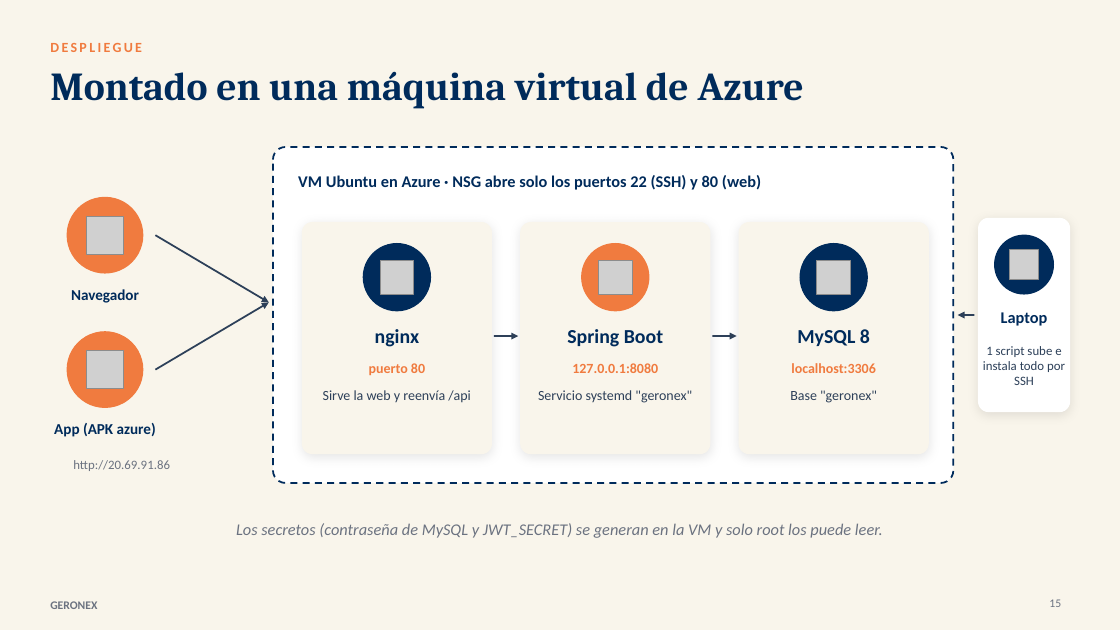
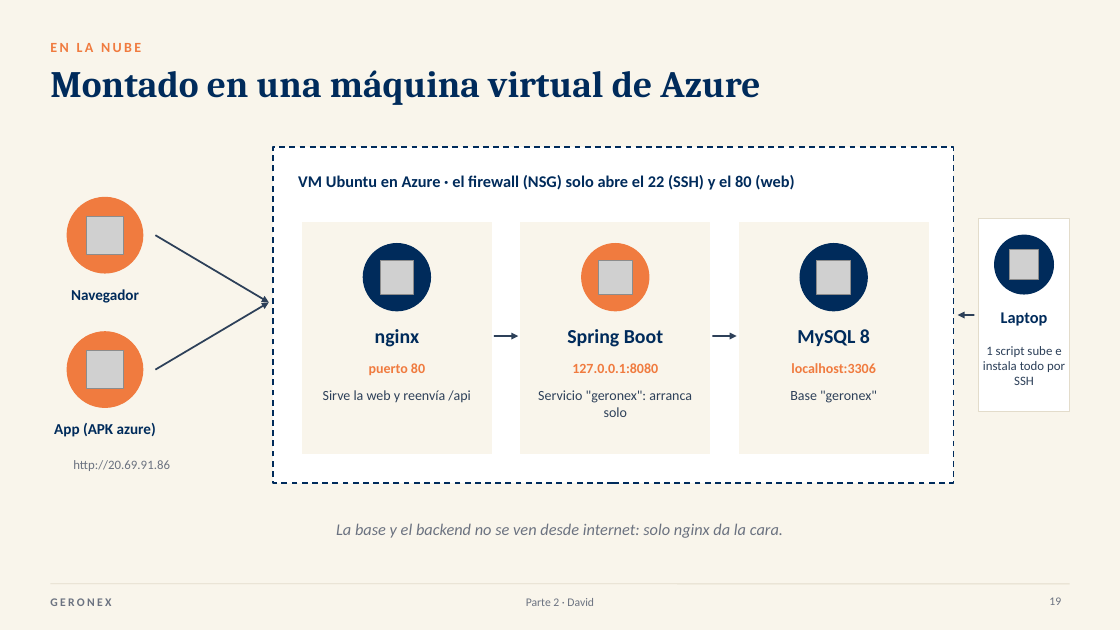
Before and after one commit to DavidVerguita/GERONEX_Equipo5, a slide deck: slide 19 of docs/Presentacion_GERONEX_Final.pptx (slide 15 before the commit). Drawn at 1120x630 pixels with LibreOffice and Linux fonts; fonts in the diff are those of the drawing; grey boxes stand for pictures. Boxes give left, top, right and bottom in pixels: in the first picture for what was removed or moved away, otherwise in the second. Text is boxed around its words. In the diff, an @@ line names an element or a change of style, - is before the commit and + after.

```diff
--- a/docs/Presentacion_GERONEX_Final.pptx
+++ b/docs/Presentacion_GERONEX_Final.pptx
@@ text at [50, 43, 141, 52]: text changed @@
-DESPLIEGUE
+EN LA NUBE
@@ title "Montado en una máquina virtual ..." at [50, 70, 760, 105]: size 34 to 32 pt @@
@@ rounded rectangle removed at [273, 147, 954, 483] @@
@@ rectangle added at [273, 147, 954, 483], fill #FFFFFF, outline #002B5B 1.25 pt dashed @@
@@ text at [298, 175, 794, 190]: text changed @@
-VM Ubuntu en Azure · NSG abre solo los puertos 22 (SSH) y 80 (web)
+VM Ubuntu en Azure · el firewall (NSG) solo abre el 22 (SSH) y el 80 (web)
@@ rounded rectangle removed at [302, 223, 492, 454] @@
@@ rectangle added at [302, 223, 492, 454], fill #F9F5EB, outline #F9F5EB 0.75 pt @@
@@ rounded rectangle removed at [521, 223, 710, 454] @@
@@ rectangle added at [521, 223, 710, 454], fill #F9F5EB, outline #F9F5EB 0.75 pt @@
@@ rounded rectangle removed at [739, 223, 928, 454] @@
@@ rectangle added at [739, 223, 928, 454], fill #F9F5EB, outline #F9F5EB 0.75 pt @@
@@ rounded rectangle removed at [979, 218, 1070, 412] @@
@@ rectangle added at [979, 218, 1070, 412], fill #FFFFFF, outline #E3DCCB 0.75 pt @@
@@ text at [538, 390, 692, 417]: text changed @@
-Servicio systemd "geronex"
+Servicio "geronex": arranca solo
@@ text at [336, 523, 783, 538]: text changed @@
-Los secretos (contraseña de MySQL y JWT_SECRET) se generan en la VM y solo root los puede leer.
+La base y el backend no se ven desde internet: solo nginx da la cara.
@@ text "GERONEX" at [50, 598, 111, 606]: letter spacing 0 to 2 pt @@
@@ line added from (50, 584) to (1070, 584), #E3DCCB 0.75 pt @@
@@ text added at [526, 598, 594, 606], 10 pt, text #6B7280 @@
+Parte 2 · David
@@ page number removed at [1049, 599, 1061, 607] @@
-15
@@ page number added at [1049, 597, 1061, 605], 10 pt, text #6B7280 @@
+19
```
Also in this commit, not shown: 16 other slides changed, 9 slides added, 1 slide removed, 39 other files.
